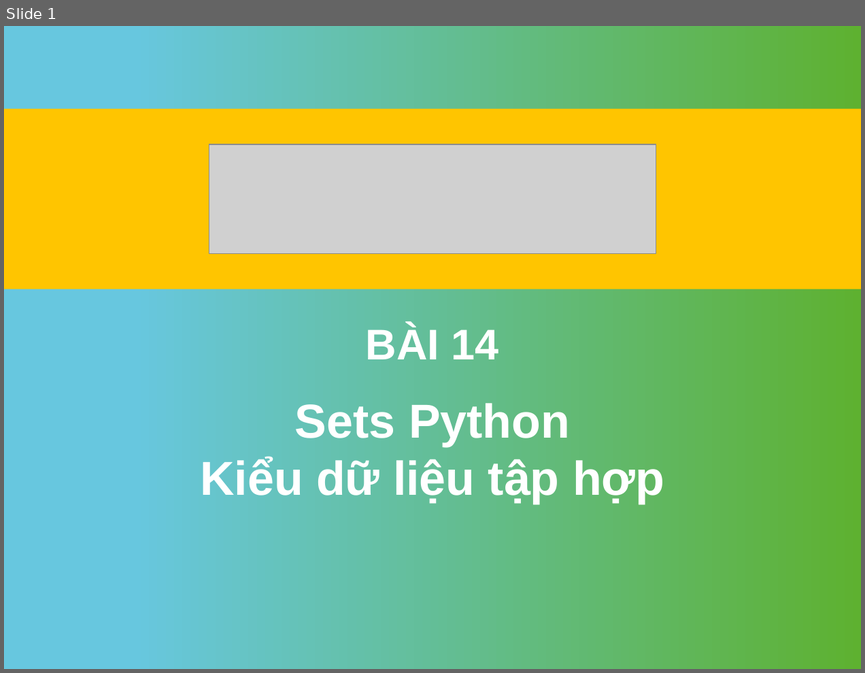
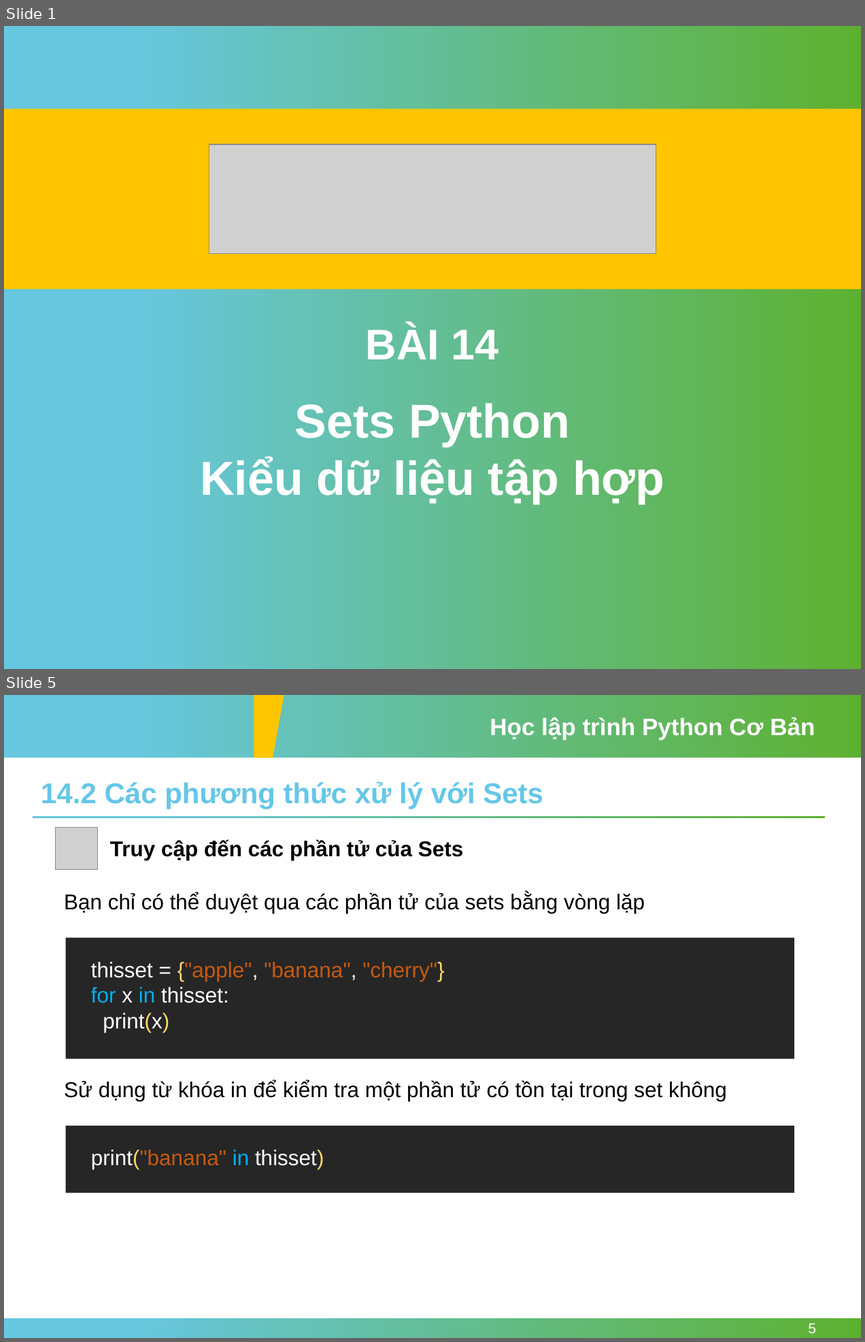
Before and after one commit to nhannn87dn/Learn-Python-Basic, a slide deck: Session-14-Sets/Session-14-Sets-Python.pptx. Shown one above the other, each under a label of ours: slide 1 before the commit, slides 1 and 5 after it; the slides between them are not shown. The pictures are 865x673 and 865x1342 pixels, drawn with LibreOffice and Linux fonts; fonts in the diff are those of the drawing; grey boxes stand for pictures; background and template pictures are left out. Boxes give left, top, right and bottom in pixels: in the first picture for what was removed or moved away, otherwise in the second. Text is boxed around its words. In the diff, an @@ line names an element or a change of style, - is before the commit and + after.

```diff
--- a/Session-14-Sets/Session-14-Sets-Python.pptx
+++ b/Session-14-Sets/Session-14-Sets-Python.pptx
@@ slide 5 added at [4,695,861,1338], background #FFFFFF @@
@@ rectangle added at [4,695,861,758], fill gradient #67C7DF to #5EB130 @@
@@ freeform shape added at [254,695,284,758], fill #FFC500 @@
@@ text added at [490,717,815,740], 20 pt, text #FFFFFF, bold @@
+Học lập trình Python Cơ Bản
@@ text added at [41,781,543,809], 24 pt, text #64C7E9, bold @@
+14.2 Các phương thức xử lý với Sets
@@ rectangle added at [33,816,825,818], fill gradient #67C7DF to #5EB130 @@
@@ picture added at [56,827,97,869] @@
@@ text added at [110,839,463,860], 18 pt, text #000000, bold @@
+Truy cập đến các phần tử của Sets
@@ text added at [64,892,645,913], 18 pt, text #000000 @@
+Bạn chỉ có thể duyệt qua các phần tử của sets bằng vòng lặp
@@ rectangle added at [66,938,794,1058], fill #262626 @@
@@ text added at [91,962,444,1032], 18 pt, text #FFFFFF @@
+thisset = {"apple", "banana", "cherry"}
+for x in thisset:
+print(x)
@@ text added at [64,1080,727,1101], 18 pt, text #000000 @@
+Sử dụng từ khóa in để kiểm tra một phần tử có tồn tại trong set không
@@ rectangle added at [66,1125,794,1192], fill #262626 @@
@@ text added at [91,1149,324,1169], 18 pt, text #FFFFFF @@
+print("banana" in thisset)
@@ rectangle added at [4,1318,861,1338], fill gradient #67C7DF to #5EB130 @@
@@ page number added at [808,1323,816,1333], 12 pt, text #FFFFFF @@
+5
```
Also in this commit, not shown: 3 slides changed, 6 other slides added, 17 slides removed, 11 other files.
